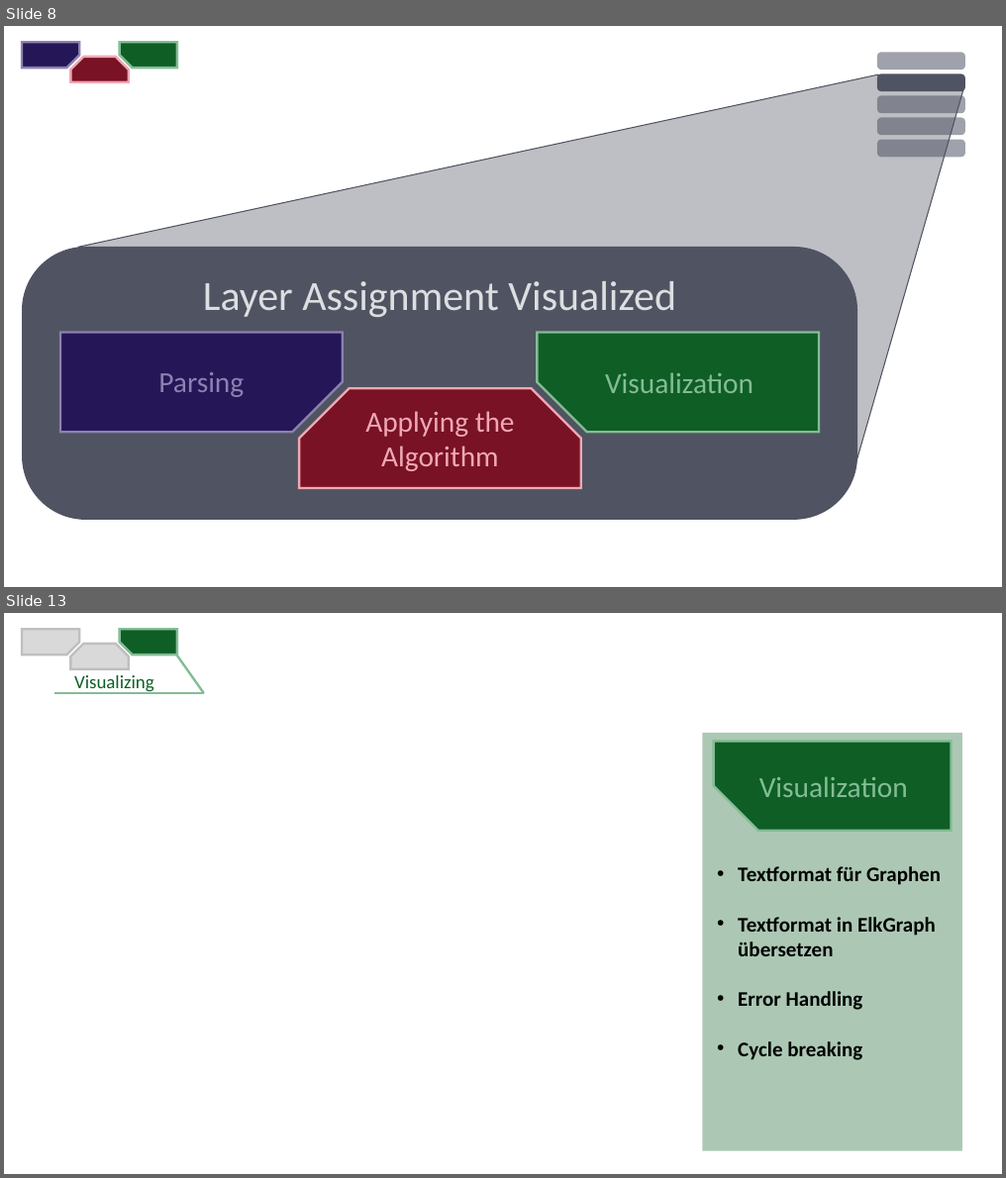
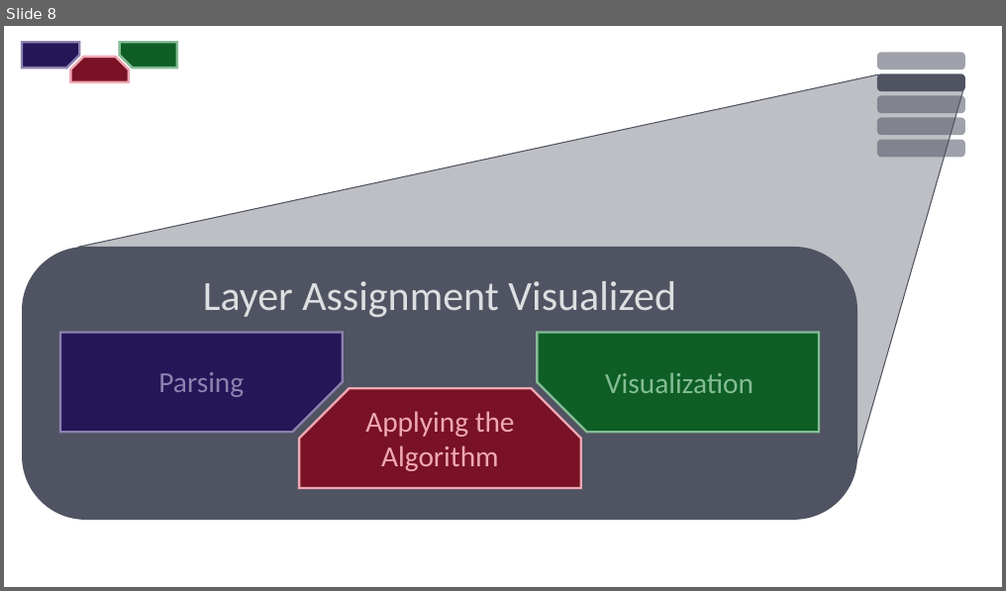
Before and after one commit to fryLA/LAProject, a slide deck: DokuLayerAssignment/ZwischenPräsentation.pptx. Shown one above the other, each under a label of ours: slides 8 and 13 before the commit, slide 8 after it; the slides between them are not shown. The pictures are 1006x1178 and 1006x591 pixels, drawn with LibreOffice and Linux fonts; fonts in the diff are those of the drawing. Boxes give left, top, right and bottom in pixels: in the first picture for what was removed or moved away, otherwise in the second. Text is boxed around its words. In the diff, an @@ line names an element or a change of style, - is before the commit and + after.

```diff
--- a/DokuLayerAssignment/ZwischenPräsentation.pptx
+++ b/DokuLayerAssignment/ZwischenPräsentation.pptx
@@ slide 13 removed at [4,613,1002,1174], background #FFFFFF @@
@@ snip rect removed at [22,630,79,655] @@
@@ snip rect removed at [119,630,177,655] @@
@@ snip same rect removed at [70,644,129,669] @@
@@ line removed from (177, 655) to (204, 693) @@
@@ line removed from (54, 693) to (204, 693) @@
@@ text removed at [74,675,154,693] @@
-Visualizing
@@ rectangle removed at [703,733,962,1152] @@
-• Textformat für Graphen
-• Textformat in ElkGraph übersetzen
-• Error Handling
-• Cycle breaking
@@ snip rect removed at [714,741,951,831] @@
@@ text removed at [759,776,908,797] @@
-Visualization
```
Also in this commit, not shown: 5 slides changed, 5 slides added, 1 other file.
